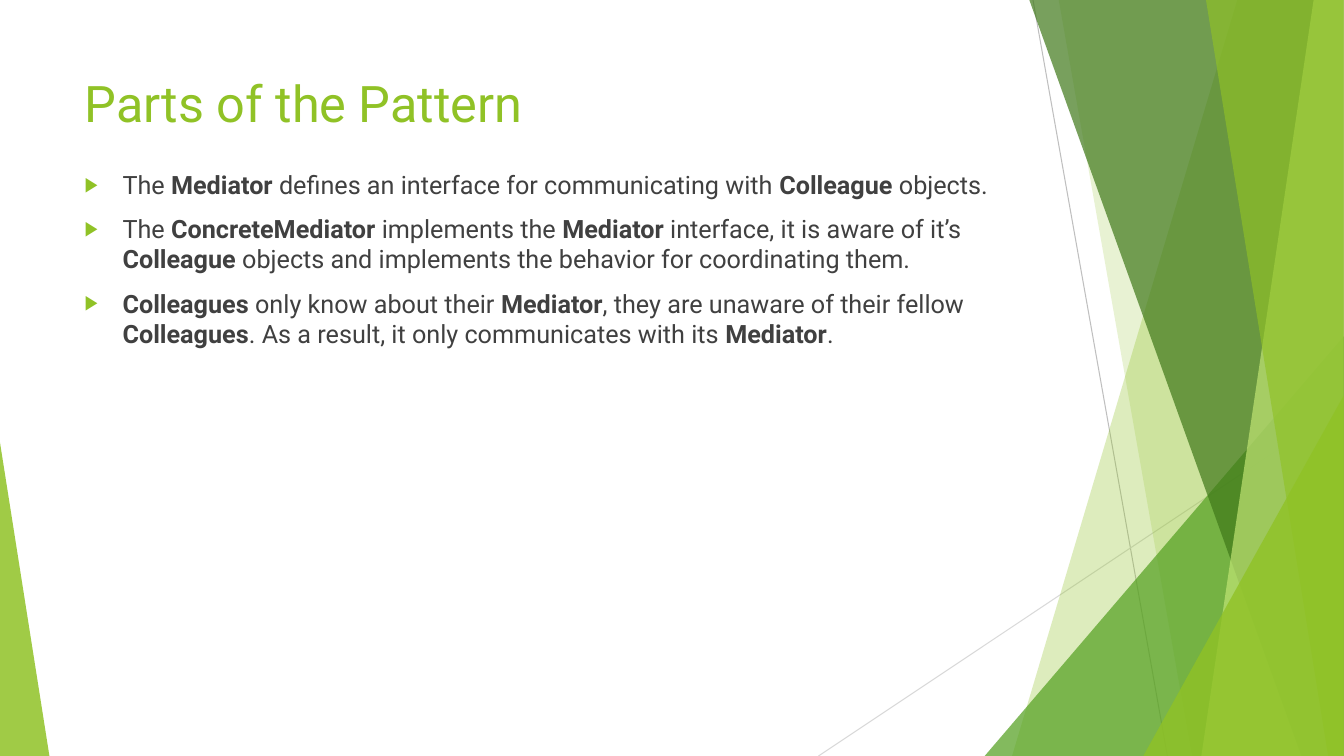
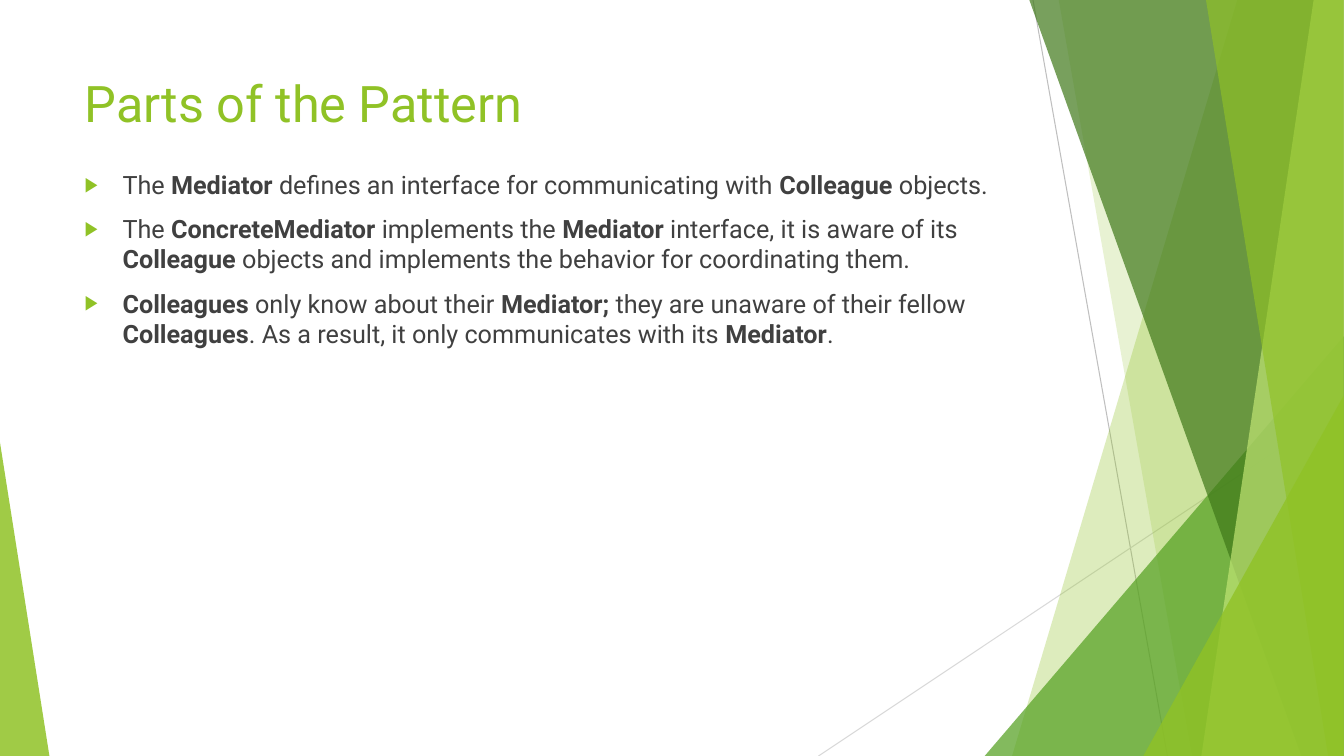
Before and after one commit to cmelende/Design-Patterns, a slide deck: slide 3 of Notes/Powerpoints/Mediator.pptx. Drawn at 1344x756 pixels with LibreOffice and Linux fonts; fonts in the diff are those of the drawing. Boxes give left, top, right and bottom in pixels: in the first picture for what was removed or moved away, otherwise in the second. Text is boxed around its words. In the diff, an @@ line names an element or a change of style, - is before the commit and + after.

```diff
--- a/Notes/Powerpoints/Mediator.pptx
+++ b/Notes/Powerpoints/Mediator.pptx
@@ text at [123, 219, 965, 349]: text changed @@
-▶ The ConcreteMediator implements the Mediator interface, it is aware of it’s Colleague objects and implements the behavior for coordinating them.
-▶ Colleagues only know about their Mediator, they are unaware of their fellow Colleagues. As a result, it only communicates with its Mediator.
+▶ The ConcreteMediator implements the Mediator interface, it is aware of its Colleague objects and implements the behavior for coordinating them.
+▶ Colleagues only know about their Mediator; they are unaware of their fellow Colleagues. As a result, it only communicates with its Mediator.
```
Also in this commit, not shown: 3 other slides changed, 9 other files.
